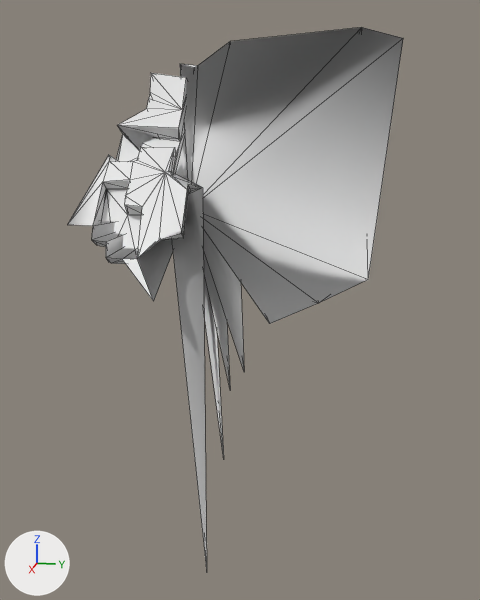
An edit to the OBJ model src/main/resources/assets/kn8/meshes/konomi/arm_left.obj, drawn before and after from the same camera.
Both versions are drawn from a 50 mm lens placed at (0.352, 0.107, 1.051), pointed at (-0.251, -0.014, 0.9). Lighting does not change. The marker at lower left points along +X, +Y and +Z. The first picture is the older version. Mesh edges are drawn as thin lines. Where no turn or scale is listed for an object, it has been applied to the vertices. Vertices at exactly the same position are counted once.

The first picture shows 'arm_left'.
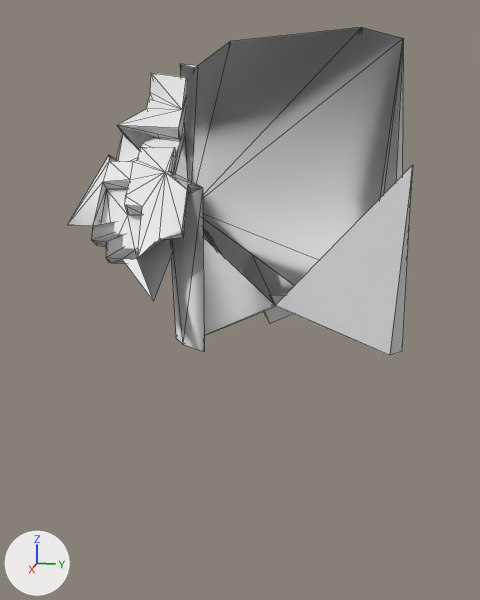
Changed parts and their boxes [x1, y1, x2, y2] in the pictures (480 x 600 px):
'arm_left', reshaped (39% shorter): before [68, 27, 403, 569]; after [68, 27, 413, 355]
part 1 of me_arm_left, built on: before [93, 138, 318, 569]; after [93, 44, 413, 355]

The change, as a diff of the scene's bpy script:
```diff
--- a/src/main/resources/assets/kn8/meshes/konomi/arm_left.obj.py
+++ b/src/main/resources/assets/kn8/meshes/konomi/arm_left.obj.py
@@ me_arm_left @@
 # used by ob_arm_left; location = (0.0, 0.0, 0.0)
-me_arm_left.from_pydata(...)  # 90 vertices, 176 faces; spans x -0.352..-0.147, y -0.148..0.123, z 0.643..1.136
+me_arm_left.from_pydata(...)  # 119 vertices, 218 faces; spans x -0.32..-0.147, y -0.148..0.135, z 0.858..1.136
+# me_arm_left part 1
+# 4 vertices are removed from x -0.352..-0.192, y -0.054..-0.025, z 0.643..0.798
+# 21 faces are deleted
+# 33 vertices are added at x -0.313..-0.172, y -0.064..0.135, z 0.871..1.03
+# 63 new faces join them
```
